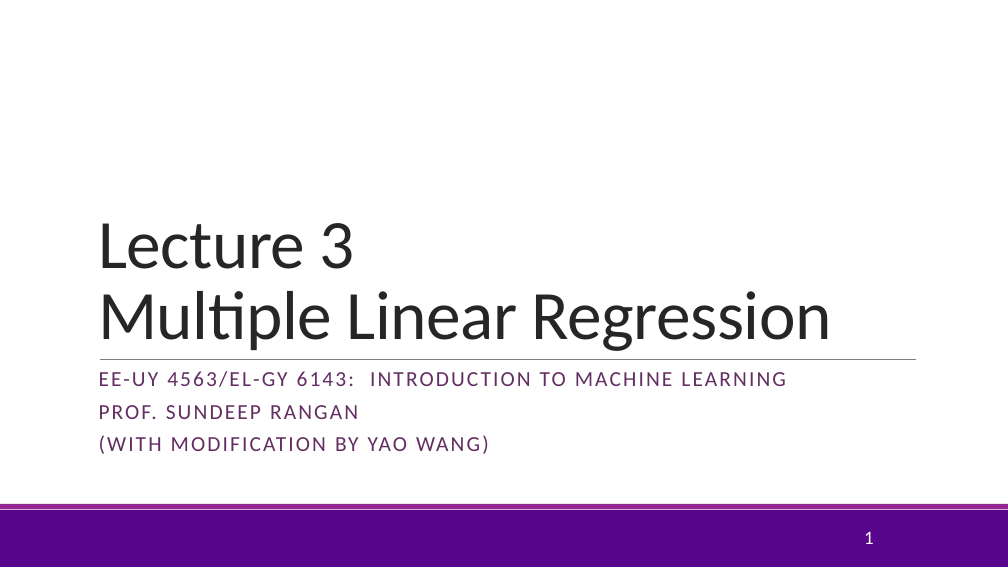
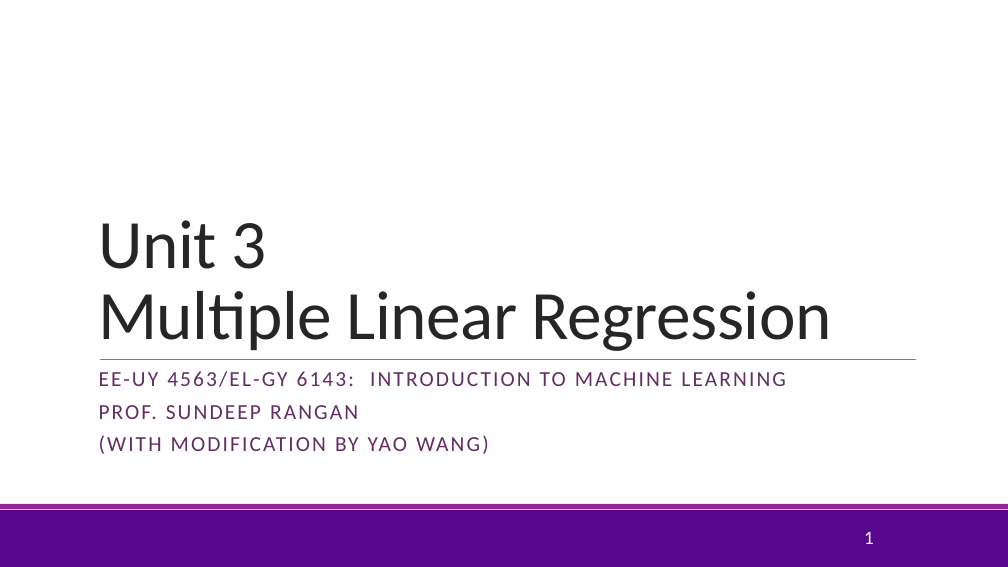
Before and after one commit to sdrangan/introml, a slide deck: slide 1 of lectures/Lect03_MultLinRegression.pptx. Drawn at 1008x567 pixels with LibreOffice and Linux fonts; fonts in the diff are those of the drawing; background and template pictures are left out. Boxes give left, top, right and bottom in pixels: in the first picture for what was removed or moved away, otherwise in the second. Text is boxed around its words. In the diff, an @@ line names an element or a change of style, - is before the commit and + after.

```diff
--- a/lectures/Lect03_MultLinRegression.pptx
+++ b/lectures/Lect03_MultLinRegression.pptx
@@ title at bbox=[98, 220, 832, 351]: text changed @@
-Lecture 3
-Multiple Linear Regression
+Unit 3
+Multiple Linear Regression
```
Also in this commit, not shown: 8 other slides changed, 2 slides added, 1 slide removed, 10 other files.
